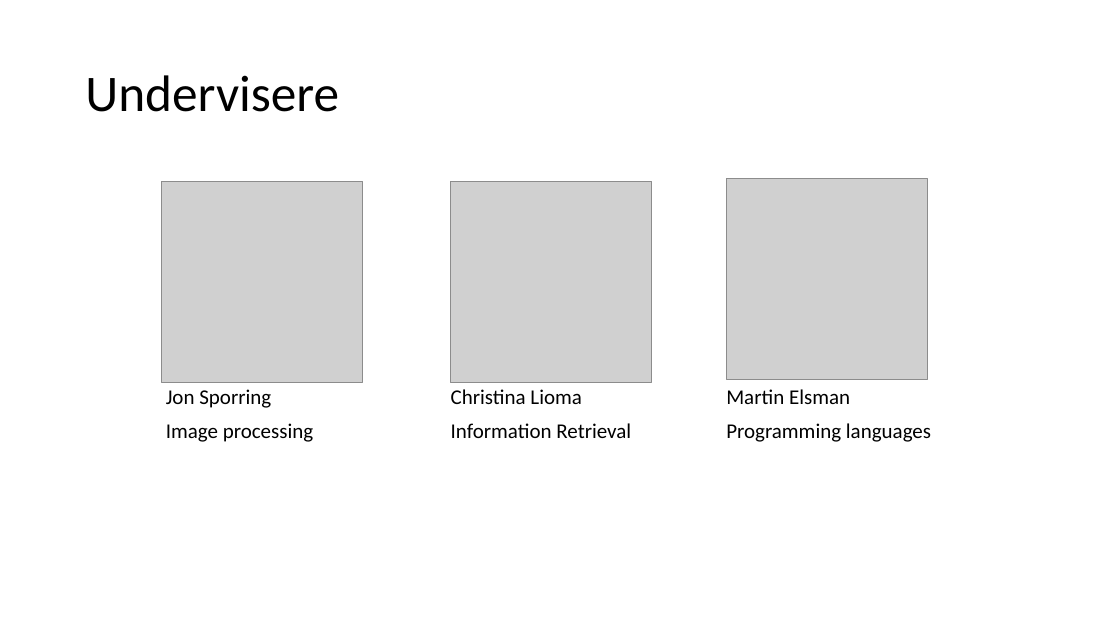
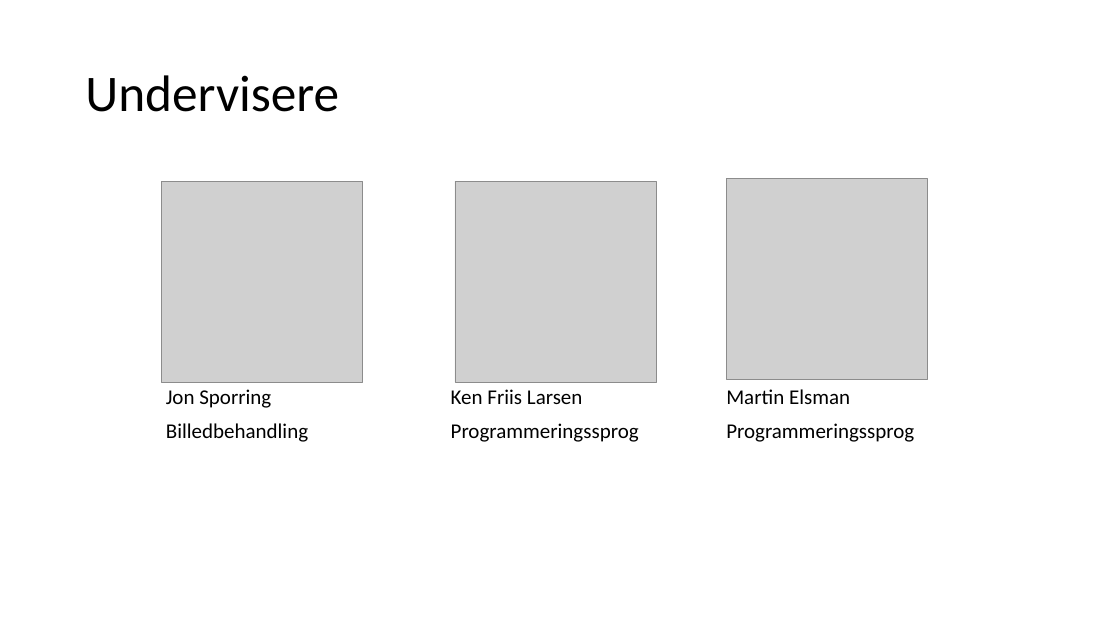
Before and after one commit to fisterloegsovs/pop22, a slide deck: slide 2 of lectures/01WelcomeNScratch/1.1Welcome/lecture.pptx. Drawn at 1120x630 pixels with LibreOffice and Linux fonts; fonts in the diff are those of the drawing; grey boxes stand for pictures. Boxes give left, top, right and bottom in pixels: in the first picture for what was removed or moved away, otherwise in the second. Text is boxed around its words. In the diff, an @@ line names an element or a change of style, - is before the commit and + after.

```diff
--- a/lectures/01WelcomeNScratch/1.1Welcome/lecture.pptx
+++ b/lectures/01WelcomeNScratch/1.1Welcome/lecture.pptx
@@ picture moved from (x1=451, y1=181, x2=652, y2=381) to (x1=455, y1=181, x2=656, y2=381) @@
@@ text at (x1=451, y1=389, x2=583, y2=404): text changed @@
-Christina Lioma
+Ken Friis Larsen
@@ text at (x1=166, y1=423, x2=308, y2=442): text changed @@
-Image processing
+Billedbehandling
@@ text at (x1=451, y1=423, x2=639, y2=442): text changed @@
-Information Retrieval
+Programmeringssprog
@@ text at (x1=726, y1=423, x2=914, y2=442): text changed @@
-Programming languages
+Programmeringssprog
```
Also in this commit, not shown: 2 other slides changed, 3 slides added, 2 slides removed, 27 other files.
